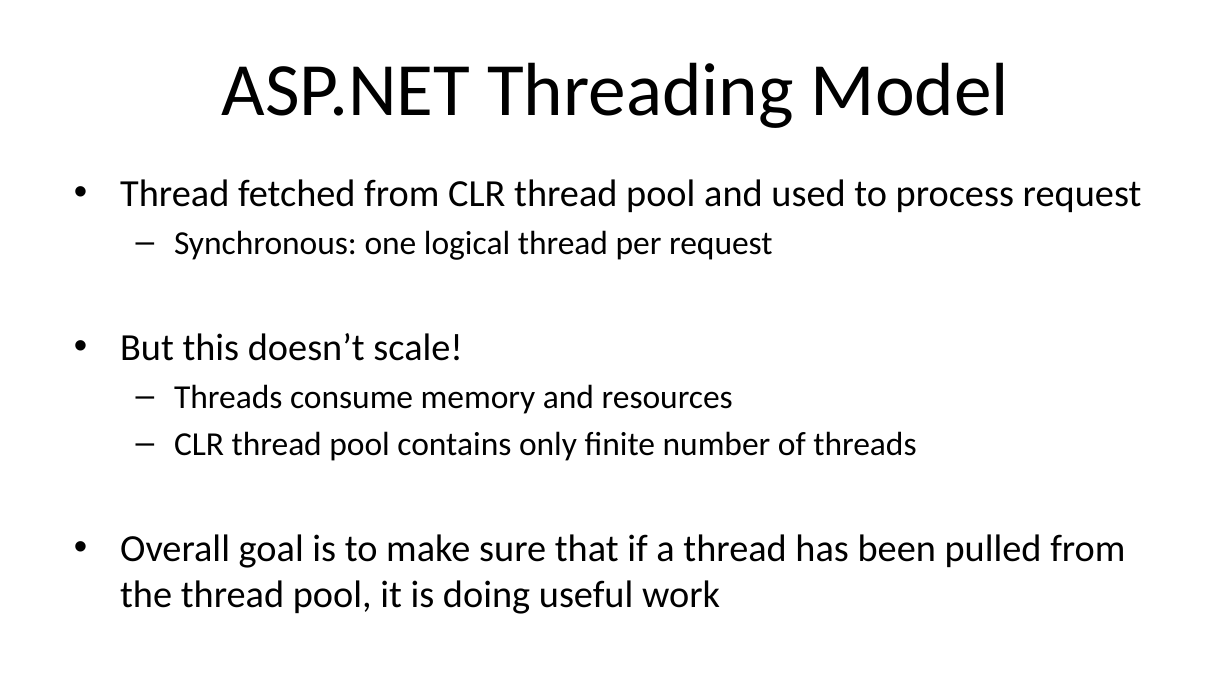
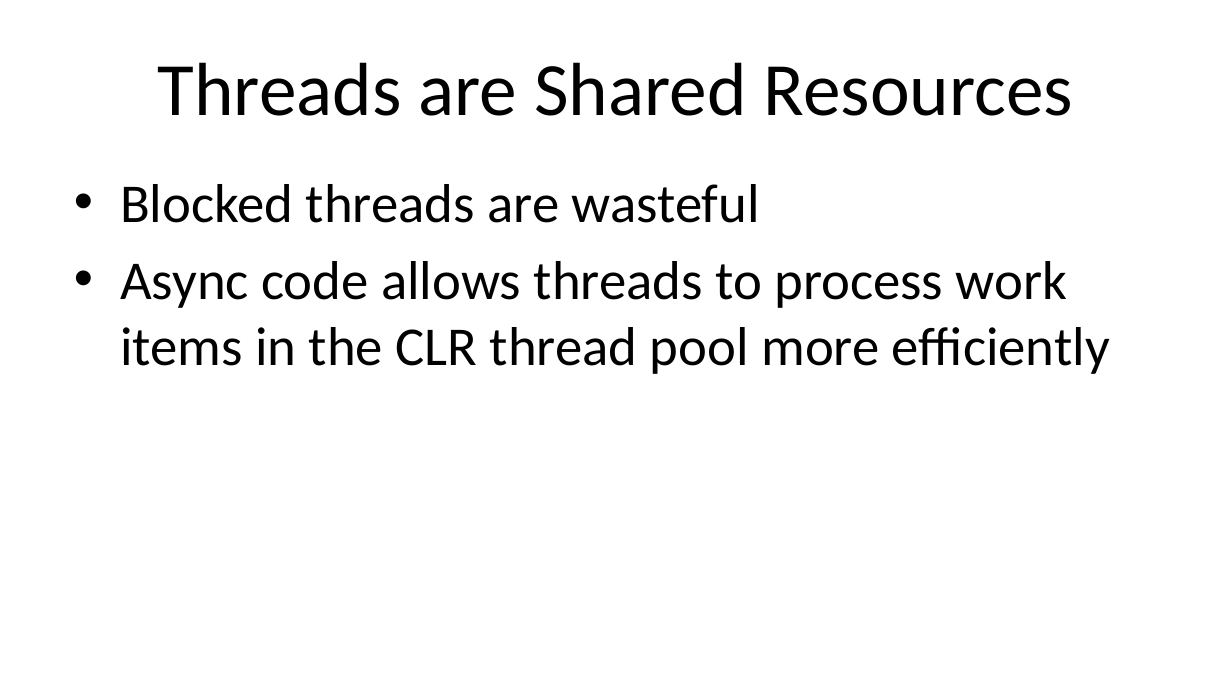
Before and after one commit to DamianEdwards/aspConf2012, a slide deck: slide 12 of slides.pptx. Drawn at 1232x693 pixels with LibreOffice and Linux fonts; fonts in the diff are those of the drawing. Boxes give left, top, right and bottom in pixels: in the first picture for what was removed or moved away, otherwise in the second. Text is boxed around its words. In the diff, an @@ line names an element or a change of style, - is before the commit and + after.

Commit message:
Update "Threading in ASP.NET" section

```diff
--- a/slides.pptx
+++ b/slides.pptx
@@ title at [158, 62, 1073, 116]: text changed @@
-ASP.NET Threading Model
+Threads are Shared Resources
@@ text at [120, 184, 1110, 374]: text changed; size 22.4 to 32 pt @@
-• Thread fetched from CLR thread pool and used to process request
-  – Synchronous: one logical thread per request
-• But this doesn’t scale!
-  – Threads consume memory and resources
-  – CLR thread pool contains only finite number of threads
-• Overall goal is to make sure that if a thread has been pulled from the thread pool, it is doing useful work
+• Blocked threads are wasteful
+• Async code allows threads to process work items in the CLR thread pool more efficiently
```
Also in this commit, not shown: 3 other slides changed.
